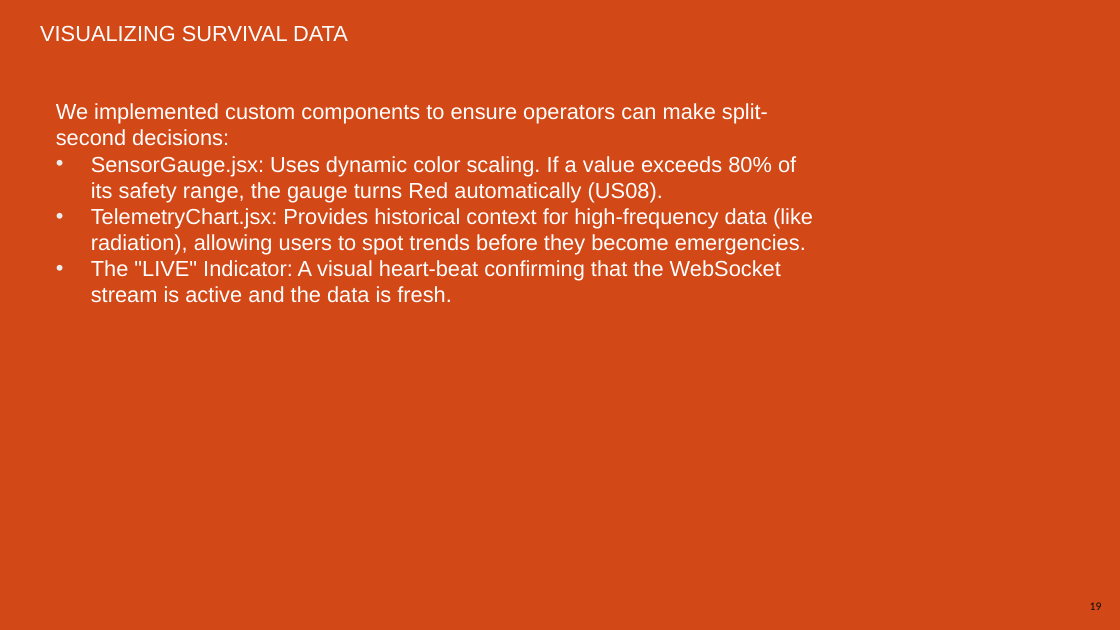
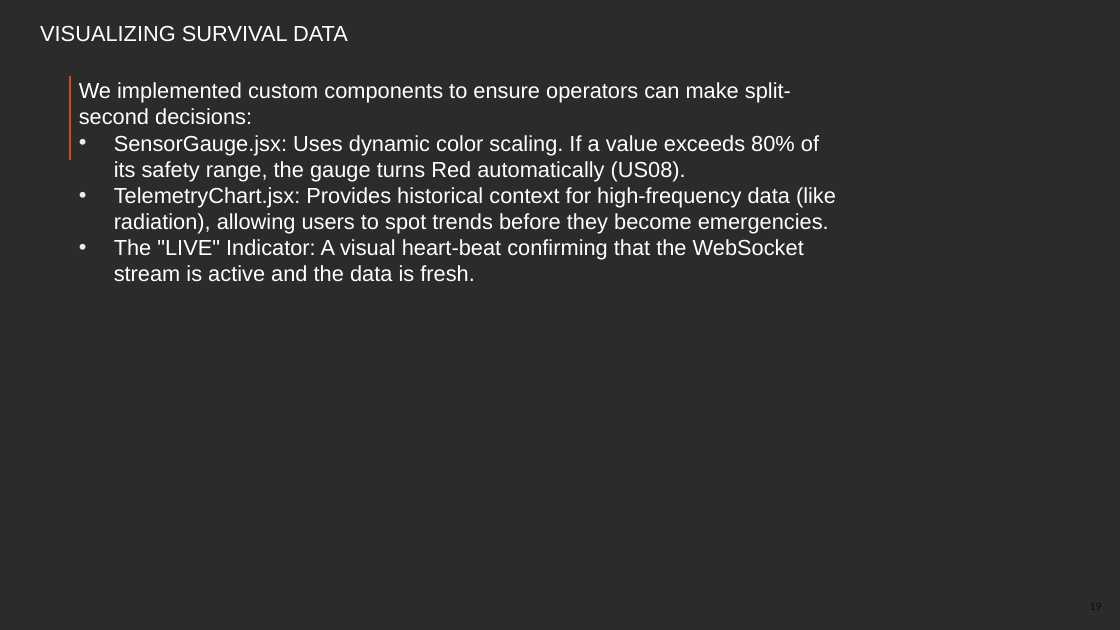
Before and after one commit to danrazin/2056165_ENIGMI, a slide deck: slide 19 of booklets/LAB.pptx. Drawn at 1120x630 pixels with LibreOffice and Linux fonts; fonts in the diff are those of the drawing; background and template pictures are left out; a plain dark background stands for a picture behind light text. Boxes give left, top, right and bottom in pixels: in the first picture for what was removed or moved away, otherwise in the second. Text is boxed around its words. In the diff, an @@ line names an element or a change of style, - is before the commit and + after.

```diff
--- a/booklets/LAB.pptx
+++ b/booklets/LAB.pptx
@@ background #D34817 to picture (left out) @@
@@ text "We implemented custom components to ...": place and size @@
-text "We implemented custom components to ..." at bbox=[56, 103, 813, 303]
+text "We implemented custom components to ..." at bbox=[79, 82, 836, 282]
```
Also in this commit, not shown: 22 other slides changed, 3 slides added, 1 slide removed.
